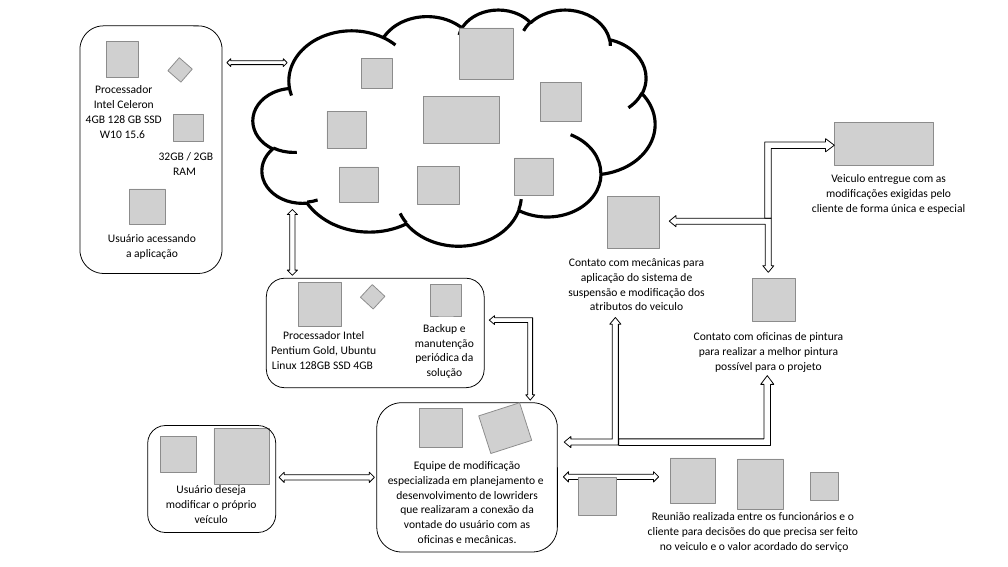
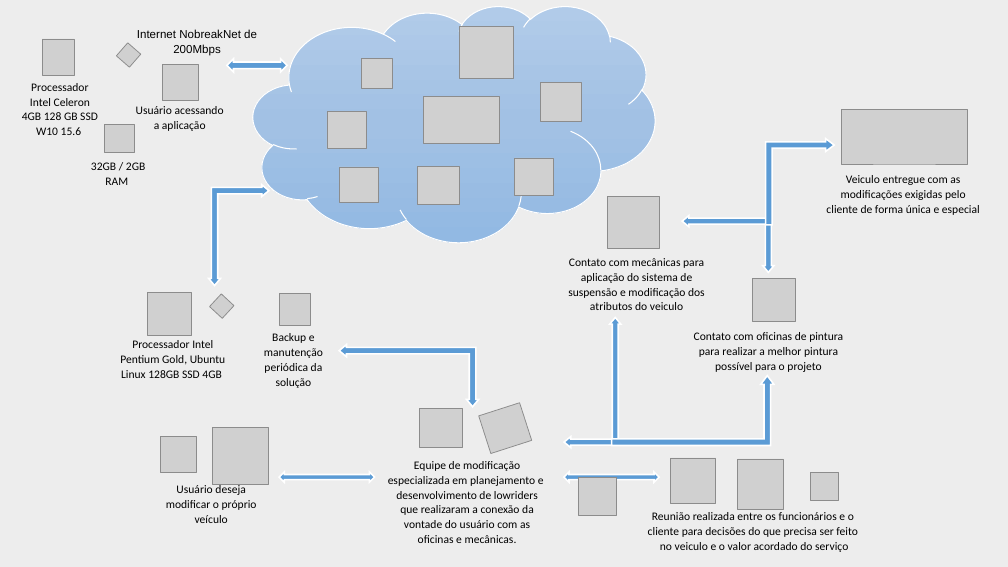
Before and after one commit to jorgeleao123/Trabalho_PI_Semestral, a slide deck: slide 4 of documentacao/HLD_LLD.pptx. Drawn at 1008x567 pixels with LibreOffice and Linux fonts; fonts in the diff are those of the drawing; grey boxes stand for pictures. Boxes give left, top, right and bottom in pixels: in the first picture for what was removed or moved away, otherwise in the second. Text is boxed around its words. In the diff, an @@ line names an element or a change of style, - is before the commit and + after.

```diff
--- a/documentacao/HLD_LLD.pptx
+++ b/documentacao/HLD_LLD.pptx
@@ background #FFFFFF to #EDEDED @@
@@ rounded rectangle removed at (80,26,222,274) @@
@@ text added at (137,29,257,56), 11 pt, text #000000 @@
+Internet NobreakNet de 200Mbps
@@ cloud at (253,6,656,242): fill none to gradient #B1CBE9 to #A3C1E5 to #93B9E4; outline #000000 3 pt to #FFFFFF 1 pt @@
@@ picture: place and size @@
-picture at (106,42,138,78)
+picture at (42,39,74,76)
@@ picture: place and size @@
-picture at (168,58,193,82)
+picture at (117,43,141,67)
@@ left right arrow: place and size @@
-left right arrow at (227,59,287,67)
+left right arrow at (227,59,287,72)
@@ text "Processador Intel Celeron 4GB 128 ...": place and size @@
-text "Processador Intel Celeron 4GB 128 ..." at (86,85,162,138)
+text "Processador Intel Celeron 4GB 128 ..." at (22,83,98,135)
@@ picture: place and size @@
-picture at (129,189,166,225)
+picture at (162,65,198,101)
@@ text "Usuário acessando a aplicação": place and size @@
-text "Usuário acessando a aplicação" at (108,234,196,259)
+text "Usuário acessando a aplicação" at (136,106,224,131)
@@ picture: place and size @@
-picture at (835,123,934,166)
+picture at (842,110,967,164)
@@ picture: place and size @@
-picture at (174,114,203,142)
+picture at (104,125,134,153)
@@ bent up arrow: place and size @@
-bent up arrow at (765,139,834,218)
+bent up arrow at (766,139,834,225)
@@ text "32GB / 2GB RAM": place and size @@
-text "32GB / 2GB RAM" at (159,152,213,175)
+text "32GB / 2GB RAM" at (91,162,145,185)
@@ text "Veiculo entregue com as modificações ...": place and size @@
-text "Veiculo entregue com as modificações ..." at (812,174,965,214)
+text "Veiculo entregue com as modificações ..." at (826,175,980,215)
@@ left up arrow: place and size @@
-left up arrow at (489,316,535,401)
+left up arrow at (209,185,269,285)
@@ left up arrow at (209,185,269,285): fill none to #5B9BD5; outline #000000 0.75 pt to #FFFFFF 1.5 pt; mirrored @@
@@ left right arrow removed at (287,210,298,276) @@
@@ fill none to #5B9BD5; outline #000000 0.75 pt to #FFFFFF 1.5 pt in 7 elements at (564,318,621,448), (564,472,659,482), (279,472,374,482), (612,376,774,445), (766,139,834,225), (227,59,287,72), (682,216,774,272) @@
@@ left up arrow: place and size @@
-left up arrow at (670,215,774,272)
+left up arrow at (682,216,774,272)
@@ rounded rectangle removed at (266,278,484,388) @@
@@ 3 pictures, 2 texts: place and size @@
-3 pictures, 2 texts at (271,283,474,378)
+3 pictures, 2 texts at (120,292,323,388)
@@ left up arrow added at (339,345,479,407), fill #5B9BD5, outline #FFFFFF 1.5 pt @@
@@ bent up arrow: place and size @@
-bent up arrow at (619,376,774,445)
+bent up arrow at (612,376,774,445)
@@ rounded rectangle removed at (377,403,557,553) @@
@@ rounded rectangle removed at (148,425,276,533) @@
```
Also in this commit, not shown: 1 other slide changed, 1 slide added, 1 slide removed, 2 other files.
